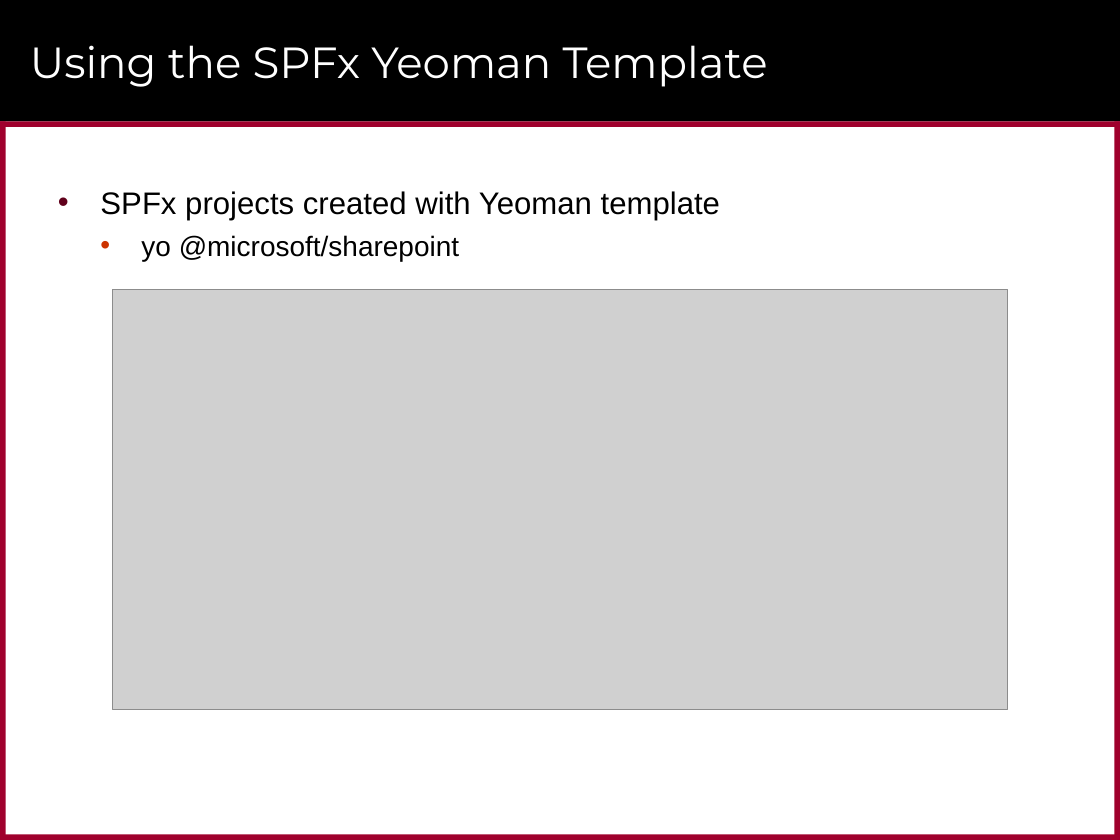
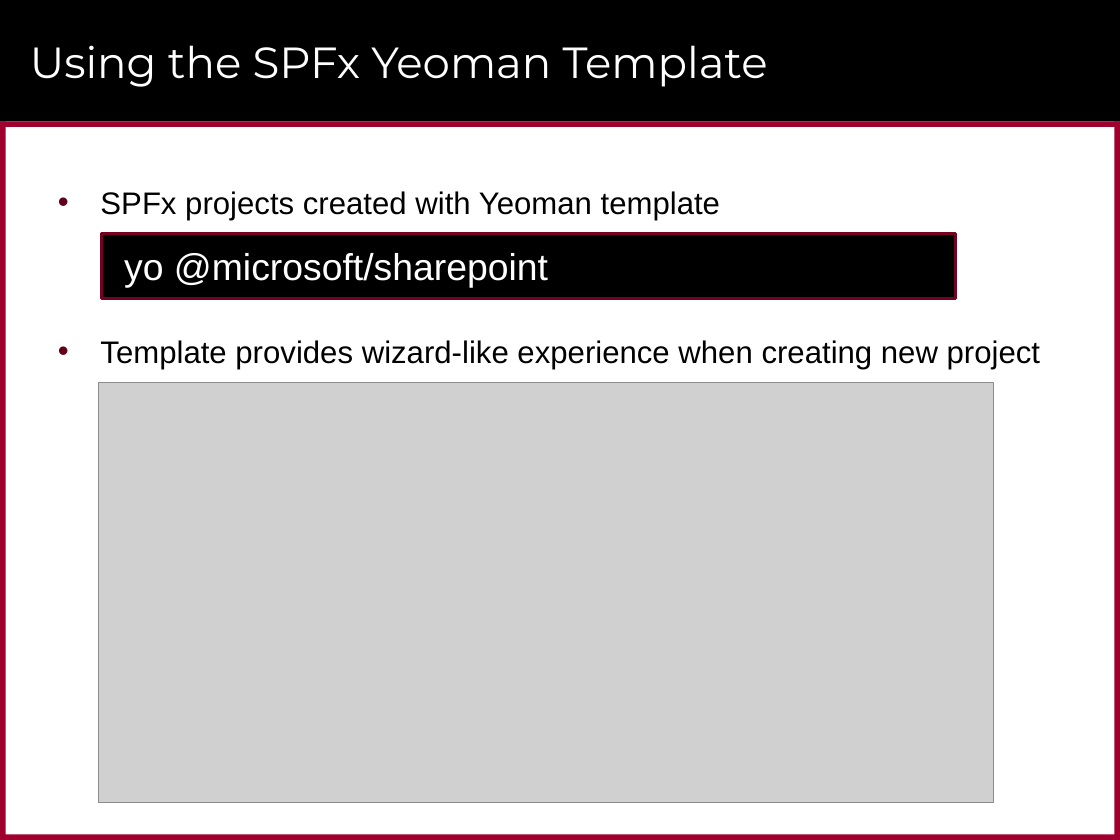
Before and after one commit to CriticalPathTraining/MSD365_Courseware, a slide deck: slide 10 of 04 SharePointFramework.pptx (slide 9 before the commit). Drawn at 1120x840 pixels with LibreOffice and Linux fonts; fonts in the diff are those of the drawing; grey boxes stand for pictures; background and template pictures are left out. Boxes give left, top, right and bottom in pixels: in the first picture for what was removed or moved away, otherwise in the second. Text is boxed around its words. In the diff, an @@ line names an element or a change of style, - is before the commit and + after.

```diff
--- a/04 SharePointFramework.pptx
+++ b/04 SharePointFramework.pptx
@@ rectangle added at <box>102,233,955,298</box>, fill #000000, outline #760021 2 pt, 24 pt, text #FFFFFF @@
+yo @microsoft/sharepoint
@@ text at <box>100,340,1040,369</box>: text changed; size 18 to 20 pt @@
-  • yo @microsoft/sharepoint
+• Template provides wizard-like experience when creating new project
@@ picture: place and size @@
-picture at <box>112,289,1008,709</box>
+picture at <box>99,383,995,803</box>
```
Also in this commit, not shown: 7 other slides changed, 12 slides added, 10 slides removed, 9 other files.
